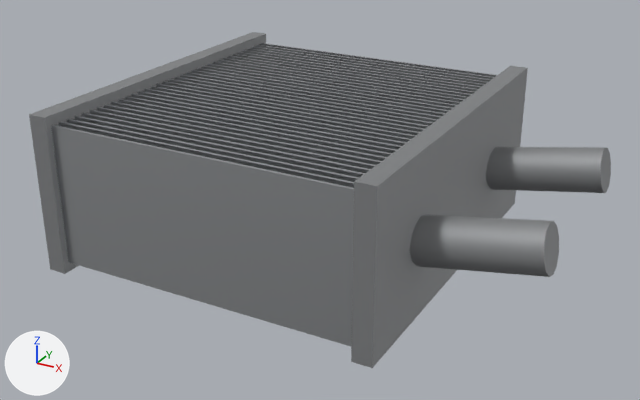
Two versions of the glTF model porsche-911sc-engine/parts/oil-cooler.glb, one commit apart.
Camera for both pictures: a 50 mm lens placed at (-15.4, -320.3, 203.5), pointed at (-138.9, -95.7, 91.2). The lights are fixed; the arrows at lower left show +X, +Y and +Z. The first picture is the older version. Where no turn or scale is listed for an object, it has been applied to the vertices. Vertices at exactly the same position are counted once.

The first picture shows 'oil-cooler:castAlu', 'oil-cooler:machinedAlu'.
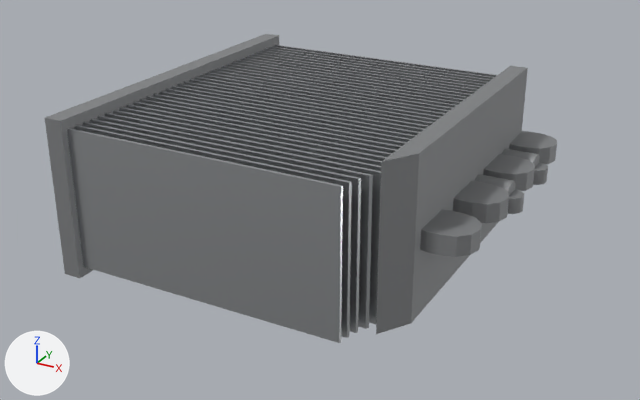
Where the newer file only moved an object's origin or applied its transform, the numbers keep the older frame.

Pixel boxes [x1, y1, x2, y2] of what changed, in the pictures (640 x 400 px; the box of a moved part takes in the faces that stretch with it):
'oil-cooler:machinedAlu', reshaped
    before: [51, 43, 497, 347]
    after: [67, 45, 497, 343]
'oil-cooler:castAlu', reshaped, moved, rescaled (12% narrower, 11% shorter)
    before: [29, 32, 611, 368]
    after: [45, 34, 557, 334]
part 1 of me_mesh_0, added
    after: [45, 34, 279, 278]
part 2 of me_mesh_0, added
    after: [502, 149, 548, 185]
part 3 of me_mesh_0, added
    after: [475, 174, 524, 214]
part 4 of me_mesh_0, added
    after: [509, 131, 557, 164]
part 5 of me_mesh_0, added
    after: [483, 154, 535, 191]
part 6 of me_mesh_0, added
    after: [453, 181, 509, 223]
part 7 of me_mesh_0, added
    after: [420, 209, 482, 257]
part 8 of me_mesh_0, added
    after: [376, 66, 528, 334]
part 9 of me_mesh_0, deleted
    before: [29, 32, 266, 274]
part 10 of me_mesh_0, deleted
    before: [351, 66, 528, 368]
part 11 of me_mesh_0, deleted
    before: [486, 147, 611, 193]
part 12 of me_mesh_0, deleted
    before: [409, 215, 559, 277]
part 13 of me_mesh_1, rebuilt
    before: [75, 116, 365, 178]
    after: [90, 119, 373, 329]
part 14 of me_mesh_1, rebuilt
    before: [67, 119, 359, 182]
    after: [83, 122, 361, 333]
part 15 of me_mesh_1, rebuilt
    before: [59, 122, 354, 188]
    after: [75, 125, 352, 338]
part 16 of me_mesh_1, rebuilt (9% narrower)
    before: [51, 125, 354, 347]
    after: [67, 128, 343, 343]
part 17 of me_mesh_1, moved or reshaped
    before: [82, 43, 497, 173]
    after: [98, 45, 497, 324]

The change, as a list of edits to the scene's bpy script:
```text
Change me_mesh_0:
    used by ob_oil_cooler_castalu; parent = ob_oil_cooler; location = (-131.9, -89.0, 99.0); scale = (73.1, 73.1, 73.1)
    remove me_mesh_0.from_pydata(...)  # 134 vertices, 240 faces; spans x -1.0..1.0, y -0.81..0.81, z -0.34..0.34
    add me_mesh_0.from_pydata(...)  # 308 vertices, 562 faces; spans x -0.99..0.99, y -1.0..1.0, z -0.42..0.42
    me_mesh_0 part 1: a new loose piece, a box spanning x -0.992..-0.892, y -1.0..0.967, z -0.417..0.417, in mat_castalu (grey #96989a)
    me_mesh_0 part 2: a new loose piece of 49 vertices spanning x 0.74..0.99, y 0.58..0.72, z -0.12..0.03, in mat_castalu (grey #96989a)
    me_mesh_0 part 3: a new loose piece of 49 vertices spanning x 0.74..0.99, y 0.15..0.28, z -0.12..0.03, in mat_castalu (grey #96989a)
    me_mesh_0 part 4: a new loose piece of 28 vertices spanning x 0.64..0.97, y 0.73..1.0, z -0.07..0.03, in mat_castalu (grey #96989a)
    me_mesh_0 part 5: a new loose piece of 28 vertices spanning x 0.64..0.97, y 0.3..0.57, z -0.07..0.03, in mat_castalu (grey #96989a)
    me_mesh_0 part 6: a new loose piece of 28 vertices spanning x 0.64..0.97, y -0.13..0.13, z -0.07..0.03, in mat_castalu (grey #96989a)
    me_mesh_0 part 7: a new loose piece of 28 vertices spanning x 0.64..0.97, y -0.53..-0.27, z -0.07..0.03, in mat_castalu (grey #96989a)
    me_mesh_0 part 8: a new loose piece of 24 vertices spanning x 0.64..0.74, y -0.75..0.97, z -0.42..0.42, in mat_castalu (grey #96989a)
    me_mesh_0 part 9: the loose piece of 8 vertices spanning x -1.0..-0.92, y -0.81..0.81, z -0.34..0.34 is deleted
    me_mesh_0 part 10: the loose piece of 8 vertices spanning x 0.42..0.5, y -0.81..0.81, z -0.34..0.34 is deleted
    me_mesh_0 part 11: 26 vertices removed from x 0.49..1.0, y 0.3..0.49, z -0.11..0.16
    me_mesh_0 part 12: 26 vertices removed from x 0.49..1.0, y -0.52..-0.33, z -0.11..0.16
    other edits to the shape of me_mesh_0 do not show in these pictures
Change me_mesh_1:
    used by ob_oil_cooler_machinedalu; location = (-150.0, -89.4, 99.0)
    remove me_mesh_1.from_pydata(...)  # 288 vertices, 432 faces; spans x -49.0..49.0, y -56.4..56.4, z -22.0..22.0
    add me_mesh_1.from_pydata(...)  # 316 vertices, 460 faces; spans x -43.0..49.0, y -56.4..56.4, z -22.0..22.0
    me_mesh_1 part 13: the loose piece of 8 vertices spanning x -49.0..49.0, y -46.9..-45.9, z -22.0..22.0 is rebuilt with 16 vertices and now spans x -43.0..47.8, y -46.9..-45.9, z -22.0..22.0
    me_mesh_1 part 14: the loose piece of 8 vertices spanning x -49.0..49.0, y -50.0..-49.2, z -22.0..22.0 is rebuilt with 14 vertices and now spans x -43.0..46.2, y -50.0..-49.2, z -22.0..22.0
    me_mesh_1 part 15: the loose piece of 8 vertices spanning x -49.0..49.0, y -53.3..-52.3, z -22.0..22.0 is rebuilt with 16 vertices and now spans x -43.0..45.2, y -53.3..-52.3, z -22.0..22.0
    me_mesh_1 part 16: the loose piece of 8 vertices spanning x -49.0..49.0, y -56.4..-55.5, z -22.0..22.0 is rebuilt with 14 vertices and now spans x -43.0..44.5, y -56.4..-55.5, z -22.0..22.0
    me_mesh_1 part 17
    128 vertices in x -49.0, y -43.7..56.4, z -22.0..22.0 move by (6.0, 0.0, 0.0)
Change ob_oil_cooler_castalu:
    ob_oil_cooler_castalu.location: (-131.9, -89.0, 99.0) -> (-139.5, -88.0, 99.0)
    ob_oil_cooler_castalu.scale: (73.1, 73.1, 73.1) -> (60.0, 60.0, 60.0)
```
